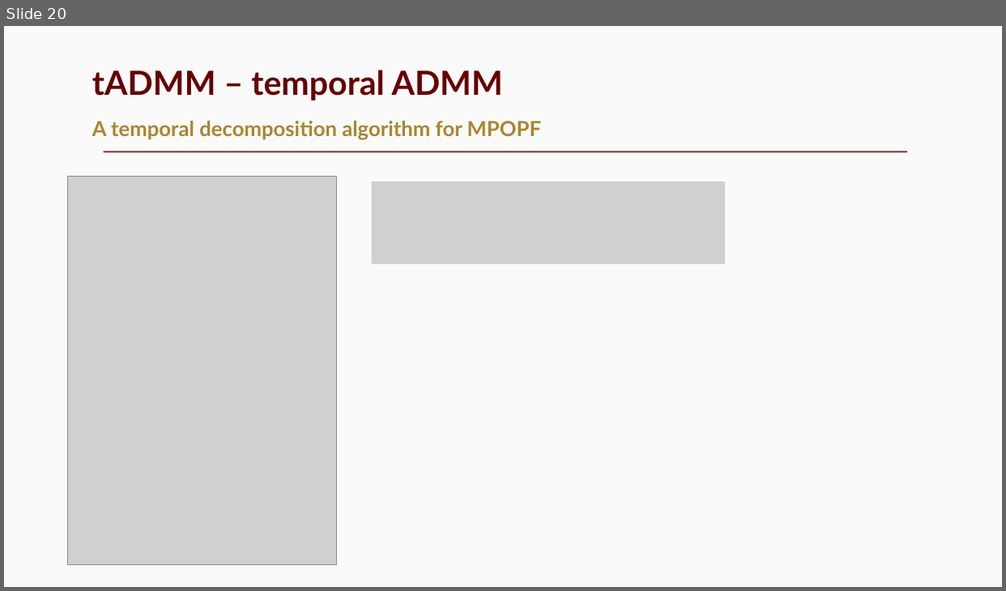
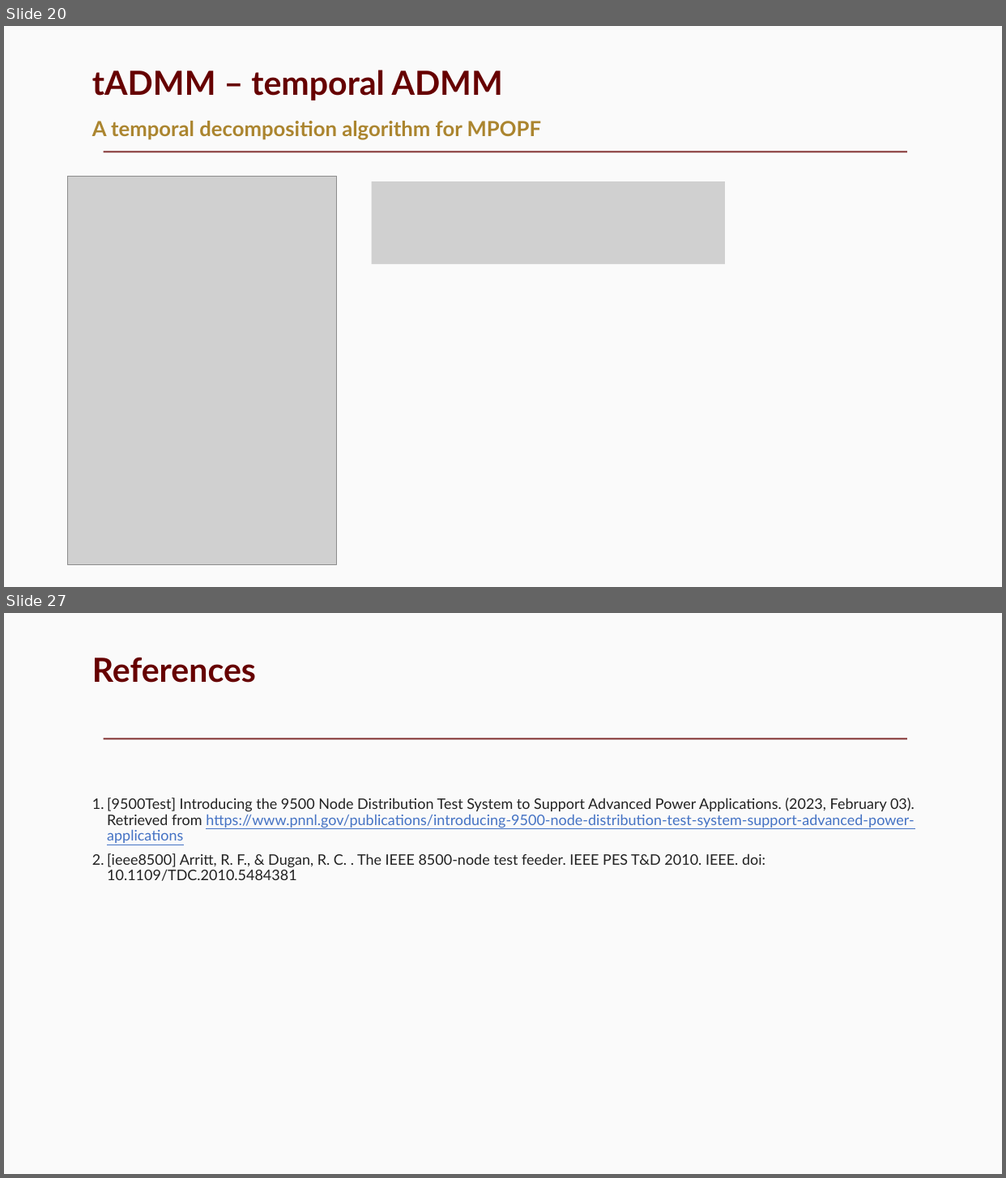
Before and after one commit to Realife-Brahmin/OriginalDocsHub-WSU-OneDrive, a slide deck: prelims-presentation_Jha_Aryan.pptx. Shown one above the other, each under a label of ours: slide 20 before the commit, slides 20 and 27 after it; the slides between them are not shown. The pictures are 1006x591 and 1006x1178 pixels, drawn with LibreOffice and Linux fonts; fonts in the diff are those of the drawing; grey boxes stand for pictures. Boxes give left, top, right and bottom in pixels: in the first picture for what was removed or moved away, otherwise in the second. Text is boxed around its words. In the diff, an @@ line names an element or a change of style, - is before the commit and + after.

```diff
--- a/prelims-presentation_Jha_Aryan.pptx
+++ b/prelims-presentation_Jha_Aryan.pptx
@@ slide 27 added at box(4, 613, 1002, 1174), background #FAFAFA; not listed: 1 template element that a slide beside it also shows @@
@@ title added at box(92, 657, 256, 683), 32 pt, text #660000, bold @@
+References
@@ text added at box(107, 798, 914, 881), 14 pt, text #222222 @@
+1. [9500Test] Introducing the 9500 Node Distribution Test System to Support Advanced Power Applications. (2023, February 03). Retrieved from https://www.pnnl.gov/publications/introducing-9500-node-distribution-test-system-support-advanced-power-applications
+2. [ieee8500] Arritt, R. F., & Dugan, R. C. . The IEEE 8500-node test feeder. IEEE PES T&D 2010. IEEE. doi: 10.1109/TDC.2010.5484381
```
Also in this commit, not shown: 6 slides changed, 5 other slides added.
